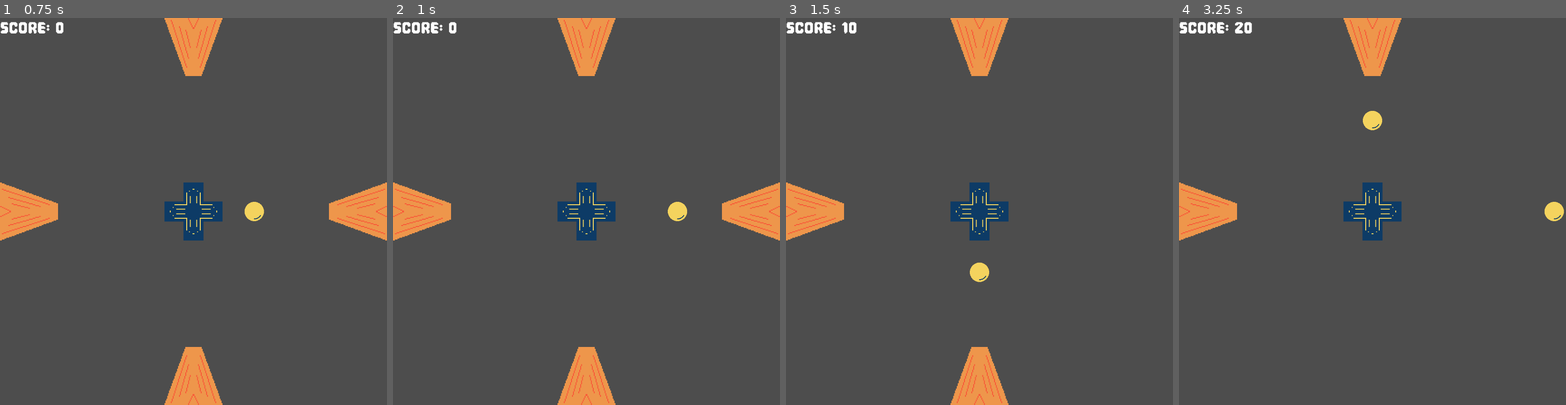
Above: before the commit, frames 1-4 (left to right).
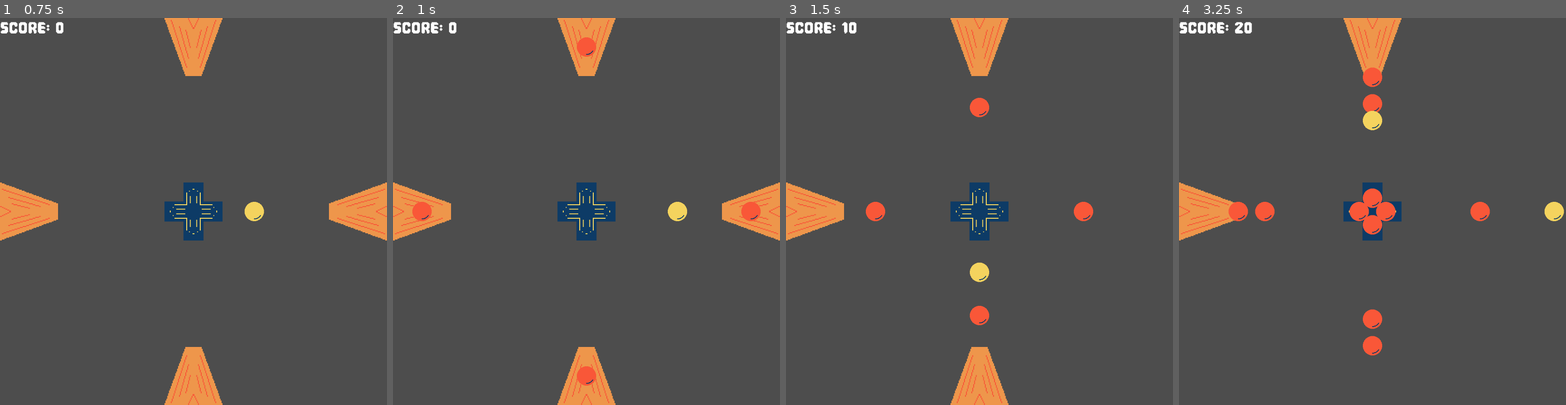
Above: after the commit, the same moments.

Repository: skain/incremental-outpost
Game: Godot game, scene res://scenes/main.tscn
The game is run twice, just before and just after one commit, with the same random seed, the same clock (stepped at 60 frames per second) and the same inputs.
Inputs:
- Up to frame 1 (0.75 s): tap Enter at 0.5 s; hold Right (fire-right) from 0.53 s (still down)
- Up to frame 2 (1 s): keep holding Right (fire-right)
- Up to frame 3 (1.5 s): release Right (fire-right) at 1.28 s; hold Down (fire-down) from 1.28 s (still down)
- Up to frame 4 (3.25 s): release Down (fire-down) at 2.03 s; hold Right (fire-right) 2.03-2.78 s; hold Up (fire-up) from 2.78 s (still down)

Frame 1 is identical in both runs. In frame 2, 0.7% of the frame differs, in the area x 5-95%, y 5-95%; in frame 3, 0.8%; in frame 4, 2.2%, in the area x 12-81%, y 12-88%.

Commit message:
start on enemy projectiles

Diff:
--- a/scenes/enemy.tscn
+++ b/scenes/enemy.tscn
@@ -20,5 +20,9 @@
 
 [node name="ReviveTimer" type="Timer" parent="."]
 
+[node name="ShootTimer" type="Timer" parent="."]
+one_shot = true
+
 [connection signal="area_entered" from="." to="." method="_on_area_entered"]
 [connection signal="timeout" from="ReviveTimer" to="." method="_on_revive_timer_timeout"]
+[connection signal="timeout" from="ShootTimer" to="." method="_on_shoot_timer_timeout"]
--- /dev/null
+++ b/scenes/enemy_projectile.tscn
@@ -0,0 +1,17 @@
+[gd_scene load_steps=4 format=3 uid="uid://b811xsj461t3e"]
+
+[ext_resource type="Script" uid="uid://8tomxvdjshrn" path="res://scripts/enemy_projectile.gd" id="1_e8ik0"]
+[ext_resource type="Texture2D" uid="uid://c1tnv4c8momyn" path="res://assets/enemy-bullet.png" id="1_lofwd"]
+
+[sub_resource type="RectangleShape2D" id="RectangleShape2D_e8ik0"]
+size = Vector2(64, 63)
+
+[node name="EnemyProjectile" type="Area2D"]
+script = ExtResource("1_e8ik0")
+
+[node name="Sprite2D" type="Sprite2D" parent="."]
+texture = ExtResource("1_lofwd")
+
+[node name="CollisionShape2D" type="CollisionShape2D" parent="."]
+position = Vector2(0, -0.5)
+shape = SubResource("RectangleShape2D_e8ik0")
--- a/scenes/player.tscn
+++ b/scenes/player.tscn
@@ -1,8 +1,7 @@
-[gd_scene load_steps=6 format=3 uid="uid://dxvtbudu80b4f"]
+[gd_scene load_steps=5 format=3 uid="uid://dxvtbudu80b4f"]
 
 [ext_resource type="Texture2D" uid="uid://10uckrpdny7t" path="res://assets/player.png" id="1_3vyb7"]
 [ext_resource type="Script" uid="uid://cywb2avasjihk" path="res://scripts/player.gd" id="1_g2els"]
-[ext_resource type="PackedScene" uid="uid://504iphb33yyk" path="res://scenes/player_projectile.tscn" id="2_qhqgy"]
 
 [sub_resource type="GDScript" id="GDScript_qhqgy"]
 script/source = "extends Sprite2D
@@ -24,7 +23,6 @@
 [node name="Player" type="CharacterBody2D"]
 scale = Vector2(3, 3)
 script = ExtResource("1_g2els")
-projectile_scene = ExtResource("2_qhqgy")
 
 [node name="Sprite2D" type="Sprite2D" parent="."]
 texture = ExtResource("1_3vyb7")
--- a/scripts/enemy.gd
+++ b/scripts/enemy.gd
@@ -3,11 +3,25 @@
 
 signal enemy_hit(enemy:Enemy)
 
+const PROJECTILE_SCENE = preload("res://scenes/enemy_projectile.tscn")
+
+@export var base_shoot_delay: float = 1
+
 @onready var collision_shape_2d: CollisionShape2D = $CollisionShape2D
 @onready var revive_timer: Timer = $ReviveTimer
+@onready var shoot_timer: Timer = $ShootTimer
 
 var enemy_level := 1
 var disable_decay_factor := .9
+
+func _ready() -> void:
+	_start_shoot_timer()
+	print(name + ": " + str(rotation))
+
+func _start_shoot_timer() -> void:
+	var cur_delay: float = GameMath.get_scaled_value(base_shoot_delay, enemy_level, 1.5)
+	#print(name + " starting shoot timer: " + str(cur_delay))
+	shoot_timer.start(cur_delay)
 
 func _enable() -> void:
 	#print('enabled')
@@ -29,3 +43,18 @@
 	_disable()
 	enemy_hit.emit(self)
 	area.queue_free()
+
+func _fire_projectile(direction: Vector2, offset: Vector2) -> void:
+	#print("enemy position: ", position)
+	var projectile: EnemyProjectile = PROJECTILE_SCENE.instantiate()
+	get_parent().add_child(projectile)
+	var start_position := global_position + offset
+	#print(start_position)
+	projectile.global_position =  start_position
+	projectile.setup(direction)
+	#print("enemy fired")
+
+func _on_shoot_timer_timeout() -> void:
+	_fire_projectile(-transform.y.round(), Vector2.ZERO)
+	#print(name + " fired")
+	_start_shoot_timer()
--- /dev/null
+++ b/scripts/enemy_projectile.gd
@@ -0,0 +1,14 @@
+extends Area2D
+class_name EnemyProjectile
+
+@export var speed: float = 400
+
+var direction: Vector2
+var velocity: Vector2 = Vector2.ZERO
+
+func _physics_process(delta: float) -> void:
+	position += velocity * delta
+
+func setup(starting_direction: Vector2):
+	direction = starting_direction.normalized()
+	velocity = direction * speed
--- /dev/null
+++ b/scripts/game_math.gd
@@ -0,0 +1,18 @@
+extends Node
+class_name GameMath
+
+## Calculates a scaled value based on level.
+## base_value: The value at Level 1.
+## level: The current player level.
+## exponent: How "fast" it scales.
+##   - 1.0 = Linear (scales exactly with level)
+##   - 1.5 = Moderate growth
+##   - 2.0 = Quadratic (scales very fast)
+static func get_scaled_value(base_value: float, level: int, exponent: float = 1.0) -> float:
+	return base_value * pow(level, exponent)
+
+## Returns true if a random roll (1-100) is less than or equal to the chance provided.
+static func chance_check(percentage: float) -> bool:
+	# randf_range generates a random float between 0.0 and 100.0
+	var roll = randf_range(0.0, 100.0)
+	return roll <= percentage
--- a/scripts/player.gd
+++ b/scripts/player.gd
@@ -1,7 +1,7 @@
 extends CharacterBody2D
 class_name Player
 
-@export var projectile_scene: PackedScene
+const PROJECTILE_SCENE = preload("res://scenes/player_projectile.tscn")
 @export var fire_rate: float = 0.2
 
 var can_fire: bool = true
@@ -22,7 +22,7 @@
 
 func _fire_projectile(direction: Vector2, offset: Vector2) -> void:
 	print("player position: ", position)
-	var projectile: PlayerProjectile = projectile_scene.instantiate()
+	var projectile: PlayerProjectile = PROJECTILE_SCENE.instantiate()
 	get_parent().add_child(projectile)
 	var start_position := global_position + offset
 	print(start_position)
Not shown, added: scripts/enemy_projectile.gd.uid
Not shown, added: scripts/game_math.gd.uid
